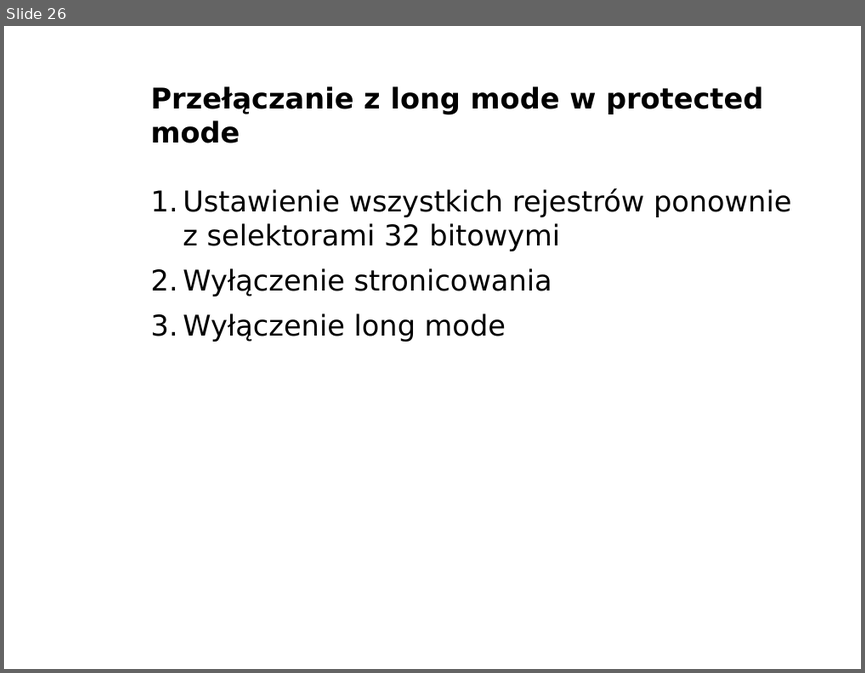
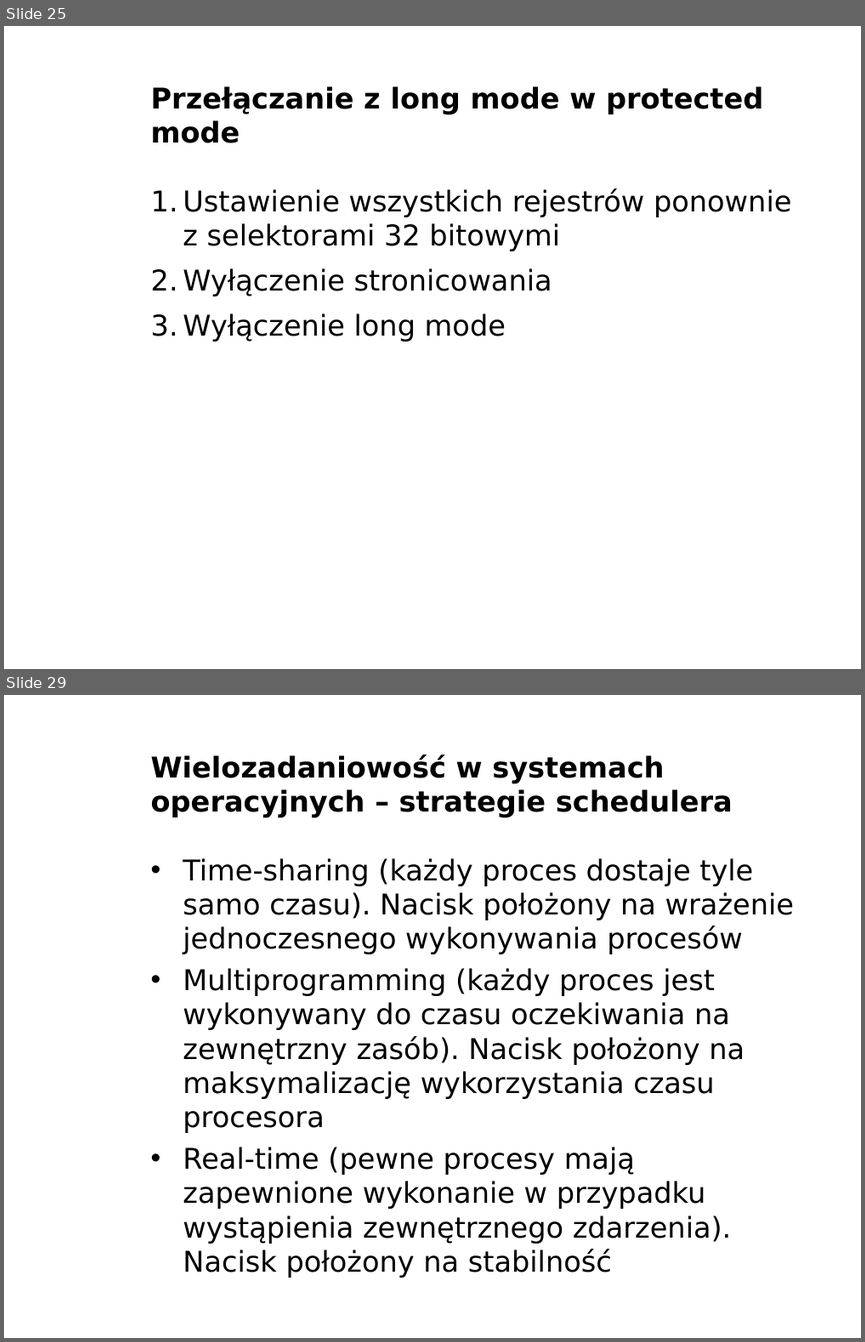
Before and after one commit to bercik/pn_prezentacja, a slide deck: robert/prezentacja.odp. Shown one above the other, each under a label of ours: slide 26 before the commit, slides 25 and 29 after it; the slides between them are not shown. The pictures are 865x673 and 865x1342 pixels, drawn with LibreOffice and Linux fonts; fonts in the diff are those of the drawing; background and template pictures are left out. Boxes give left, top, right and bottom in pixels: in the first picture for what was removed or moved away, otherwise in the second. Text is boxed around its words. In the diff, an @@ line names an element or a change of style, - is before the commit and + after.

```diff
--- a/robert/prezentacja.odp
+++ b/robert/prezentacja.odp
@@ slide 29 added at bbox=[4, 695, 861, 1338], background picture (left out) @@
@@ title added at bbox=[151, 755, 732, 818], 24 pt, text #000000, bold @@
+Wielozadaniowość w systemach operacyjnych – strategie schedulera
@@ text added at bbox=[182, 858, 794, 1277], 24 pt, text #000000 @@
+• Time-sharing (każdy proces dostaje tyle samo czasu). Nacisk położony na wrażenie jednoczesnego wykonywania procesów
+• Multiprogramming (każdy proces jest wykonywany do czasu oczekiwania na zewnętrzny zasób). Nacisk położony na maksymalizację wykorzystania czasu procesora
+• Real-time (pewne procesy mają zapewnione wykonanie w przypadku wystąpienia zewnętrznego zdarzenia). Nacisk położony na stabilność
@@ text added at bbox=[720, 1315, 861, 1338], 11 pt, text #FFFFFF, bold @@
+www.agh.edu.pl
@@ what was slide 26 is now slide 25 @@
```
Also in this commit, not shown: 1 slide changed, 11 other slides added, 3 other files.
